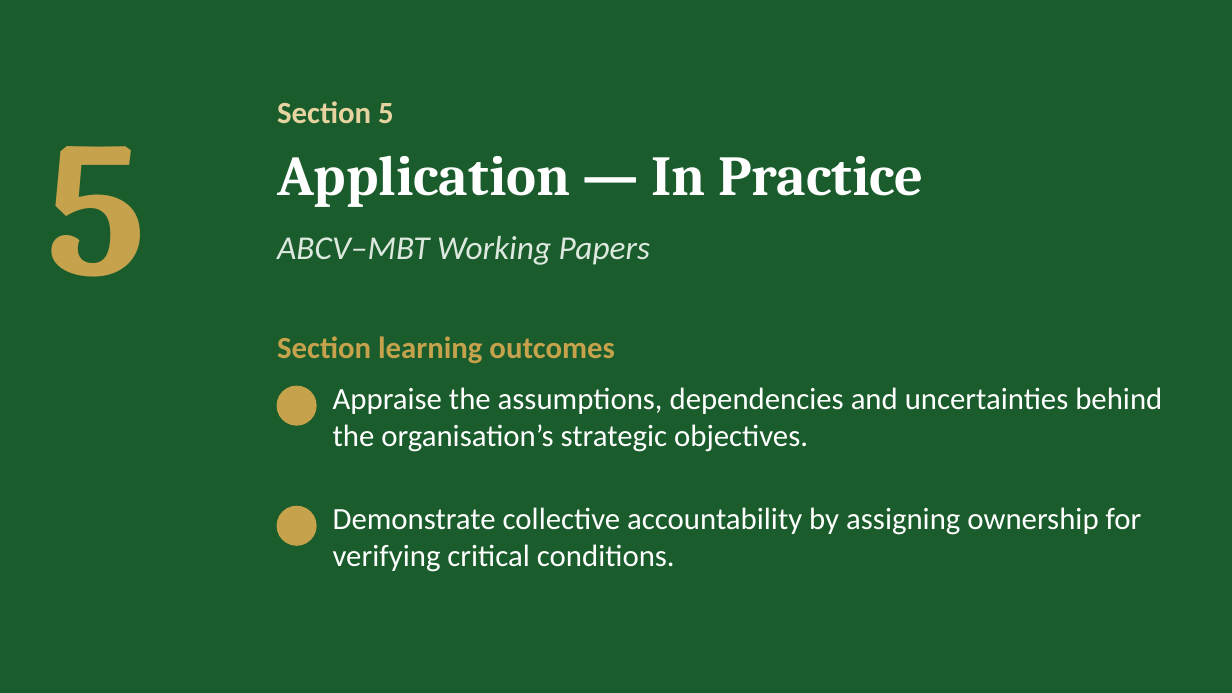
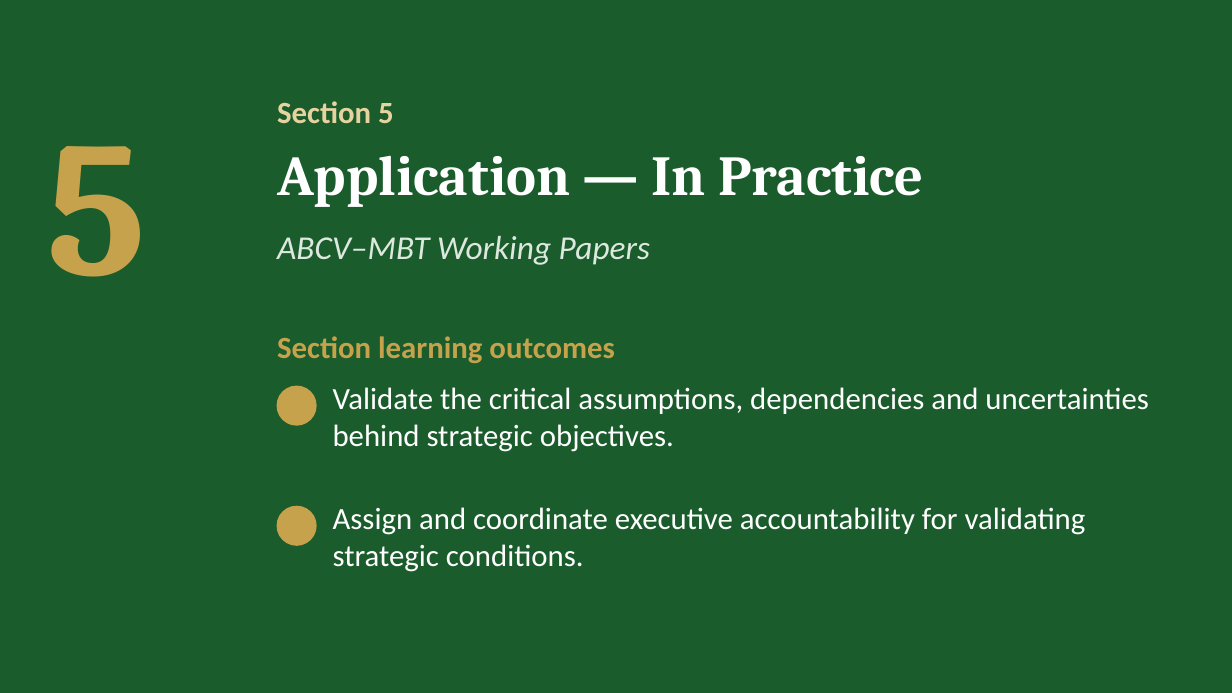
Before and after one commit to IBSL26/ibsl-platform, a slide deck: slide 21 of Unit decks/Unit 04 - Direction Integrity (ABCV-MBT).pptx. Drawn at 1232x693 pixels with LibreOffice and Linux fonts; fonts in the diff are those of the drawing; background and template pictures are left out. Boxes give left, top, right and bottom in pixels: in the first picture for what was removed or moved away, otherwise in the second. Text is boxed around its words. In the diff, an @@ line names an element or a change of style, - is before the commit and + after.

```diff
--- a/Unit decks/Unit 04 - Direction Integrity (ABCV-MBT).pptx
+++ b/Unit decks/Unit 04 - Direction Integrity (ABCV-MBT).pptx
@@ text at (x1=333, y1=387, x2=1149, y2=452): text changed @@
-Appraise the assumptions, dependencies and uncertainties behind the organisation’s strategic objectives.
+Validate the critical assumptions, dependencies and uncertainties behind strategic objectives.
@@ text at (x1=333, y1=507, x2=1086, y2=572): text changed @@
-Demonstrate collective accountability by assigning ownership for verifying critical conditions.
+Assign and coordinate executive accountability for validating strategic conditions.
```
Also in this commit, not shown: 5 other slides changed, 27 other files.
